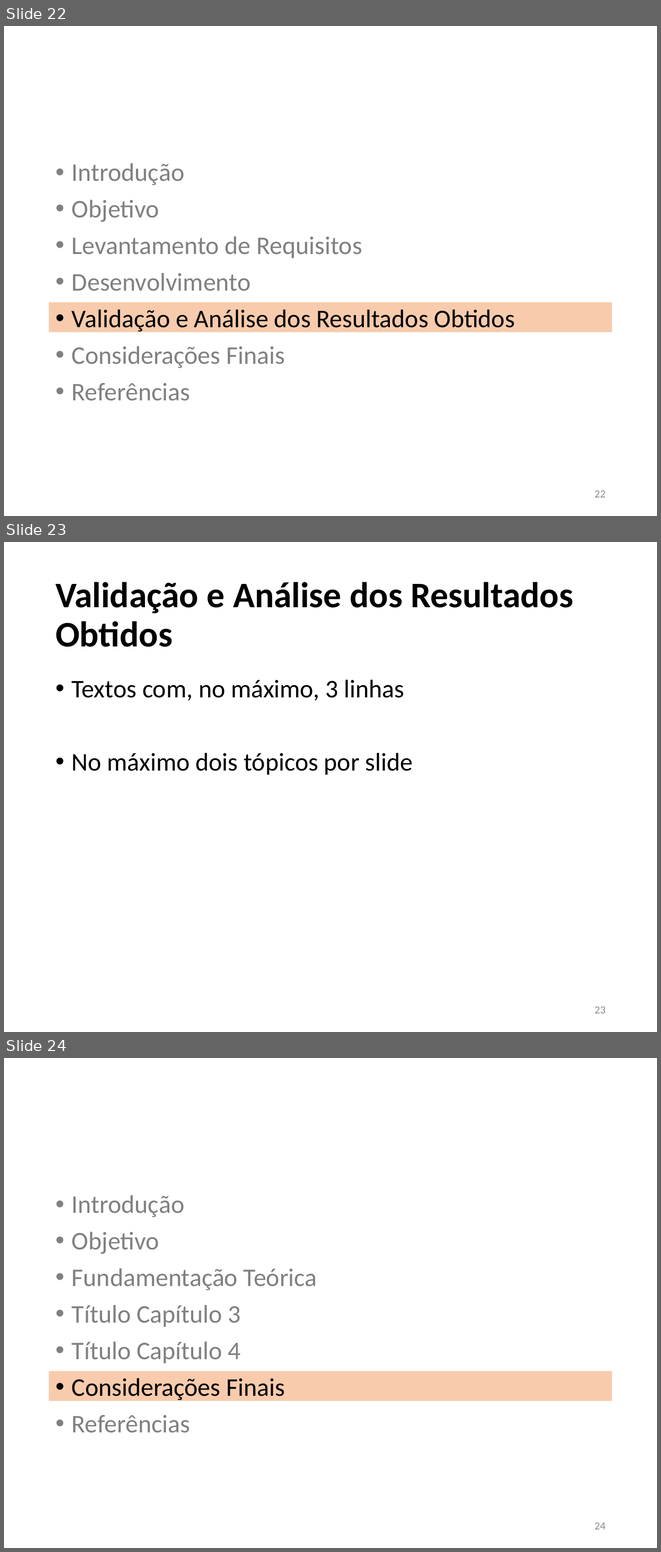
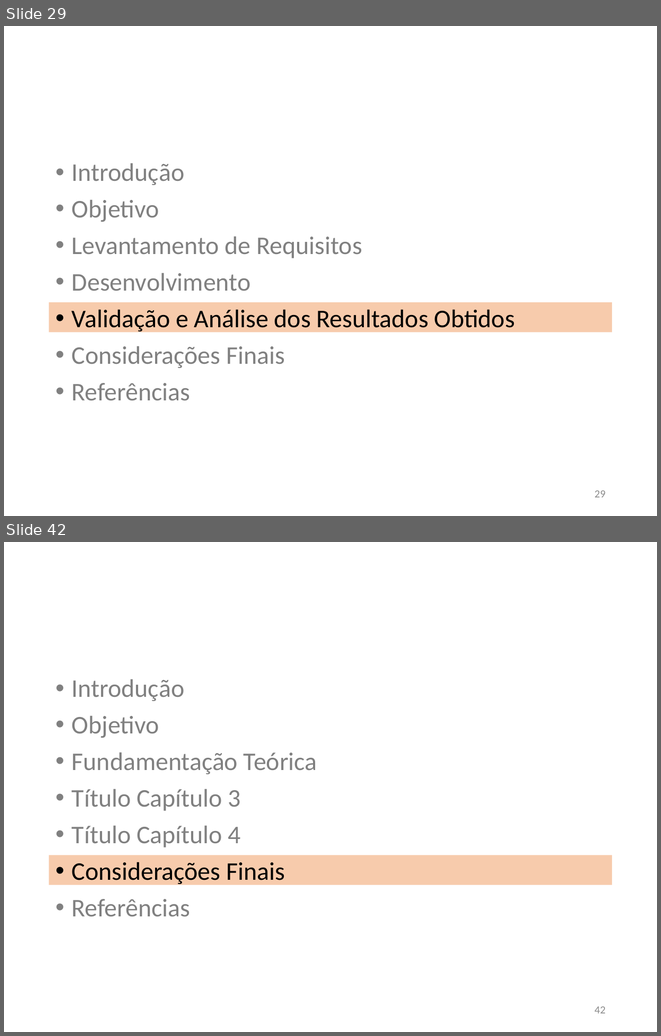
Before and after one commit to JoaoVFG/documentacaoTG, a slide deck: APRESENTAÇÃO JOAO VITOR.pptx. Shown one above the other, each under a label of ours: slides 22, 23 and 24 before the commit, slides 29 and 42 after it; the slides between them are not shown. The pictures are 661x1552 and 661x1036 pixels, drawn with LibreOffice and Linux fonts; fonts in the diff are those of the drawing. Boxes give left, top, right and bottom in pixels: in the first picture for what was removed or moved away, otherwise in the second. Text is boxed around its words. In the diff, an @@ line names an element or a change of style, - is before the commit and + after.

```diff
--- a/APRESENTAÇÃO JOAO VITOR.pptx
+++ b/APRESENTAÇÃO JOAO VITOR.pptx
@@ slide 23 removed at [4,542,657,1032], background #FFFFFF @@
@@ title removed at [55,582,573,647] @@
-Validação e Análise dos Resultados Obtidos
@@ text removed at [72,679,413,775] @@
-• Textos com, no máximo, 3 linhas
-• No máximo dois tópicos por slide
@@ page number removed at [594,1006,606,1013] @@
-23
@@ what was slide 22 is now slide 29 @@
@@ page number at [594,490,606,497]: text changed @@
-22
+29
@@ what was slide 24 is now slide 42 @@
@@ page number at [594,1006,606,1013]: text changed @@
-24
+42
```
Also in this commit, not shown: 3 slides changed, 27 slides added, 4 other slides removed, 4 other files.
